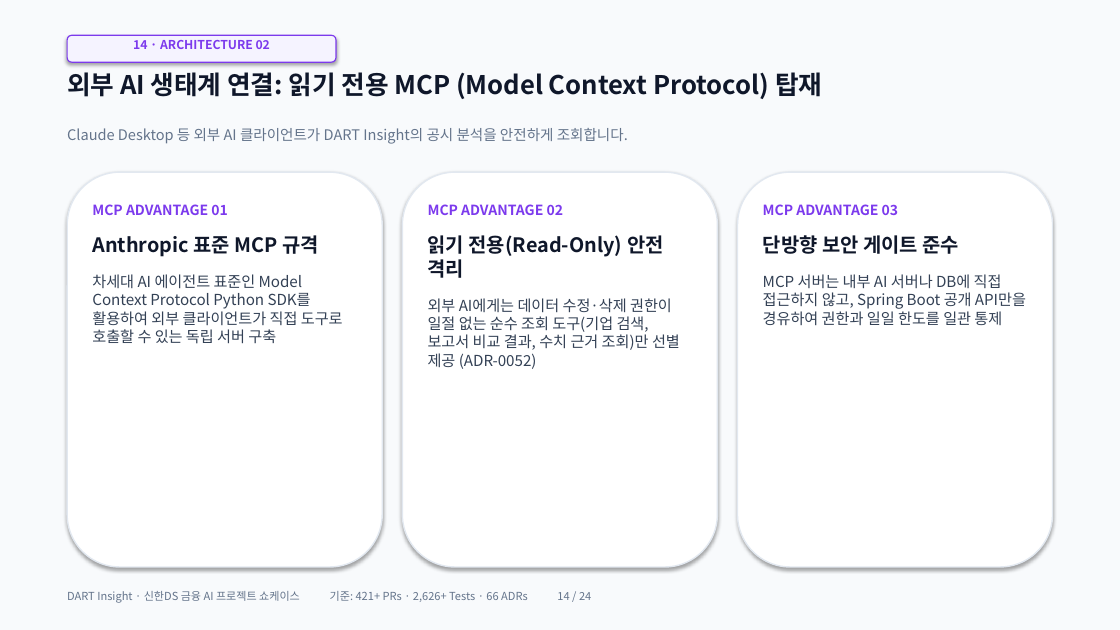
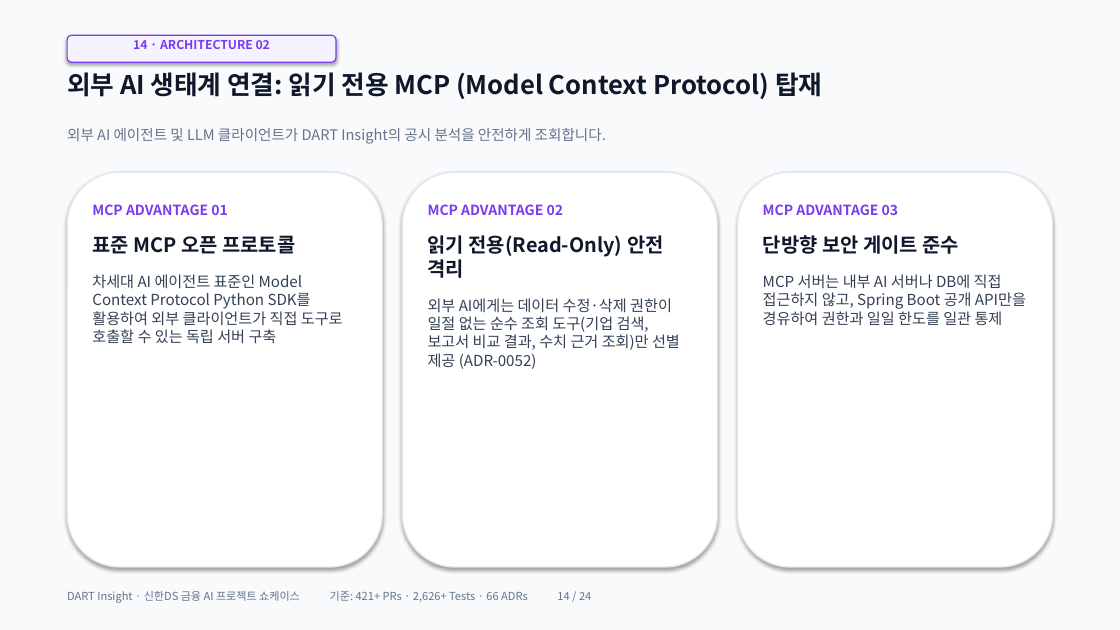
Before and after one commit to ShinhanDSProject/dart-insight, a slide deck: slide 14 of docs/DART_Insight_Presentation.pptx. Drawn at 1120x630 pixels with LibreOffice and Linux fonts; fonts in the diff are those of the drawing. Boxes give left, top, right and bottom in pixels: in the first picture for what was removed or moved away, otherwise in the second. Text is boxed around its words. In the diff, an @@ line names an element or a change of style, - is before the commit and + after.

Commit message:
refactor: three-weeks.html 및 발표 자료 내 Claude 표기를 범용 LLM 및 자율 AI 에이전트로 일반화

```diff
--- a/docs/DART_Insight_Presentation.pptx
+++ b/docs/DART_Insight_Presentation.pptx
@@ text at [67, 128, 606, 144]: text changed @@
-Claude Desktop 등 외부 AI 클라이언트가 DART Insight의 공시 분석을 안전하게 조회합니다.
+외부 AI 에이전트 및 LLM 클라이언트가 DART Insight의 공시 분석을 안전하게 조회합니다.
@@ text at [92, 235, 295, 254]: text changed @@
-Anthropic 표준 MCP 규격
+표준 MCP 오픈 프로토콜
```
Also in this commit, not shown: 3 other slides changed, 4 other files.
